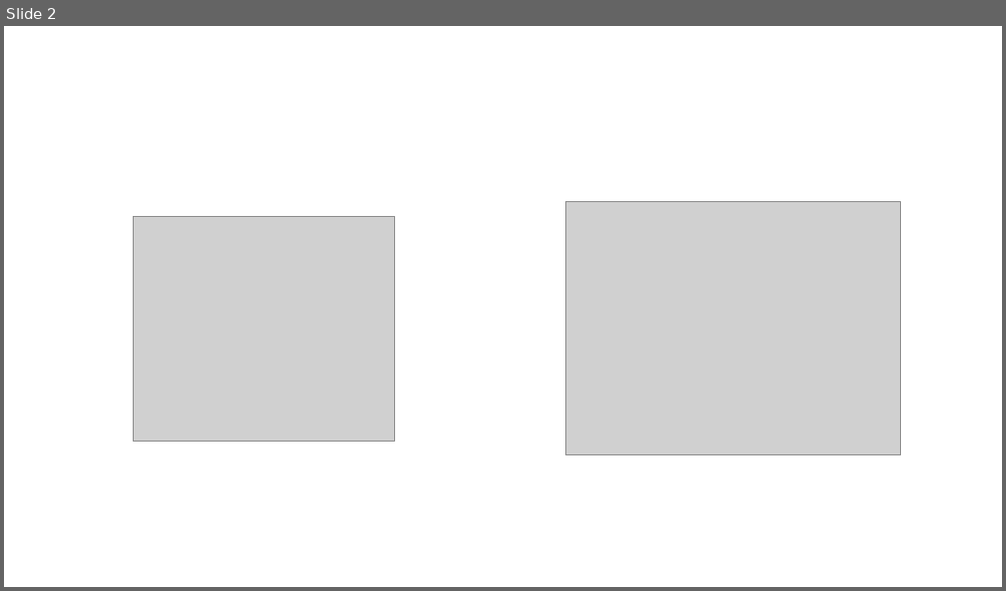
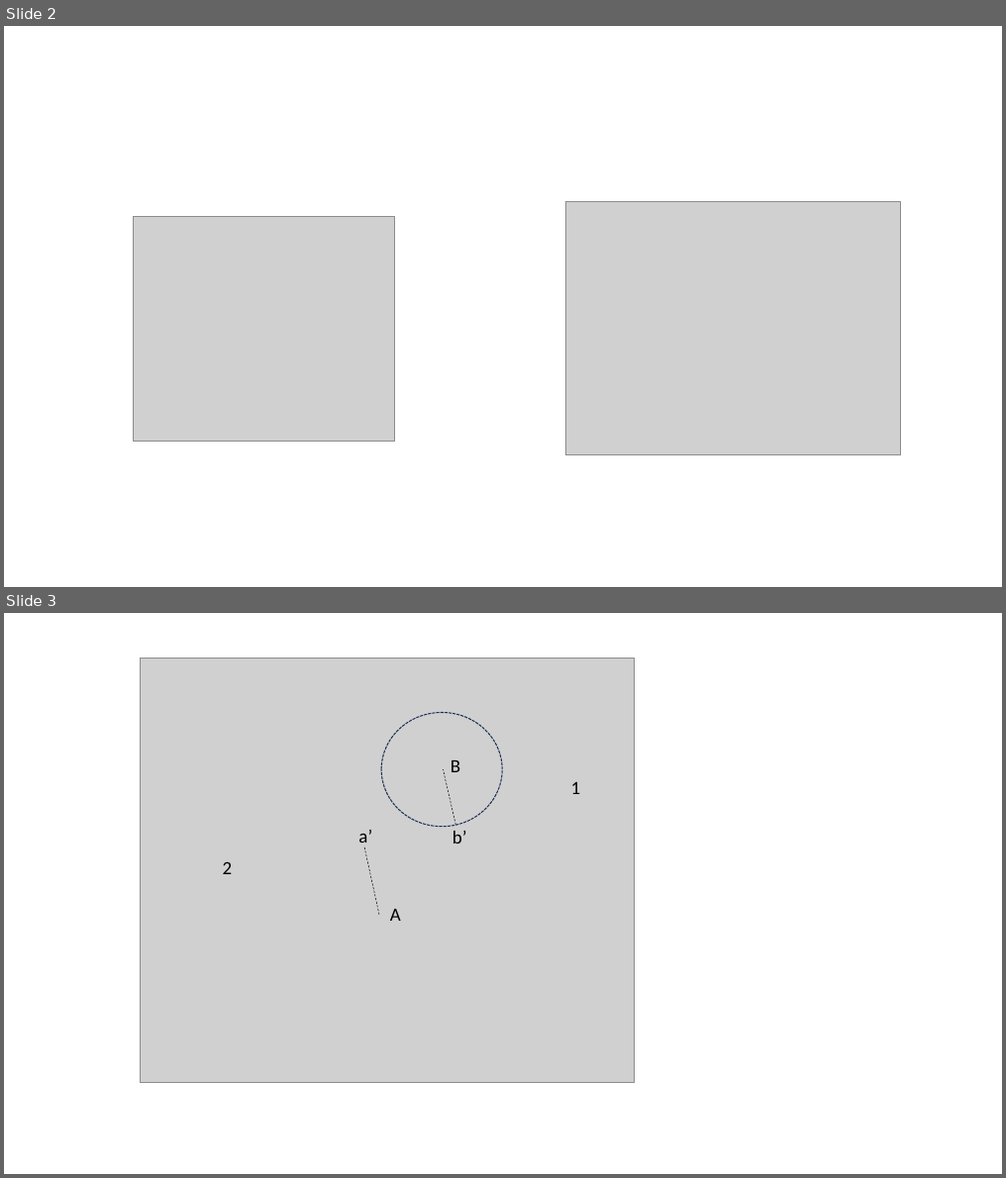
Before and after one commit to Grdbldr/MUT_Source, a slide deck: Docs/User's Guide/Imagery/ControlVolumes.pptx. Shown one above the other, each under a label of ours: slide 2 before the commit, slides 2 and 3 after it. The pictures are 1006x591 and 1006x1178 pixels, drawn with LibreOffice and Linux fonts; fonts in the diff are those of the drawing; grey boxes stand for pictures. Boxes give left, top, right and bottom in pixels: in the first picture for what was removed or moved away, otherwise in the second. Text is boxed around its words. In the diff, an @@ line names an element or a change of style, - is before the commit and + after.

```diff
--- a/Docs/User's Guide/Imagery/ControlVolumes.pptx
+++ b/Docs/User's Guide/Imagery/ControlVolumes.pptx
@@ slide 3 added at (4,613,1002,1174), background #FFFFFF @@
@@ picture added at (141,658,635,1083) @@
@@ ellipse added at (381,713,502,827), outline #1E3256 1 pt dashed @@
@@ text added at (450,761,460,772), 18 pt, text #000000 @@
+B
@@ line added from (456, 825) to (444, 769), #000000 0.5 pt dashed @@
@@ text added at (571,782,581,794), 18 pt, text #000000 @@
+1
@@ text added at (358,830,372,843), 18 pt, text #000000 @@
+a’
@@ line added from (379, 915) to (364, 846), #000000 0.5 pt dashed @@
@@ text added at (452,831,467,844), 18 pt, text #000000 @@
+b’
@@ text added at (223,861,233,874), 18 pt, text #000000 @@
+2
@@ text added at (390,909,401,921), 18 pt, text #000000 @@
+A
```
Also in this commit, not shown: 1 other slide added, 1 slide removed, 14 other files.
